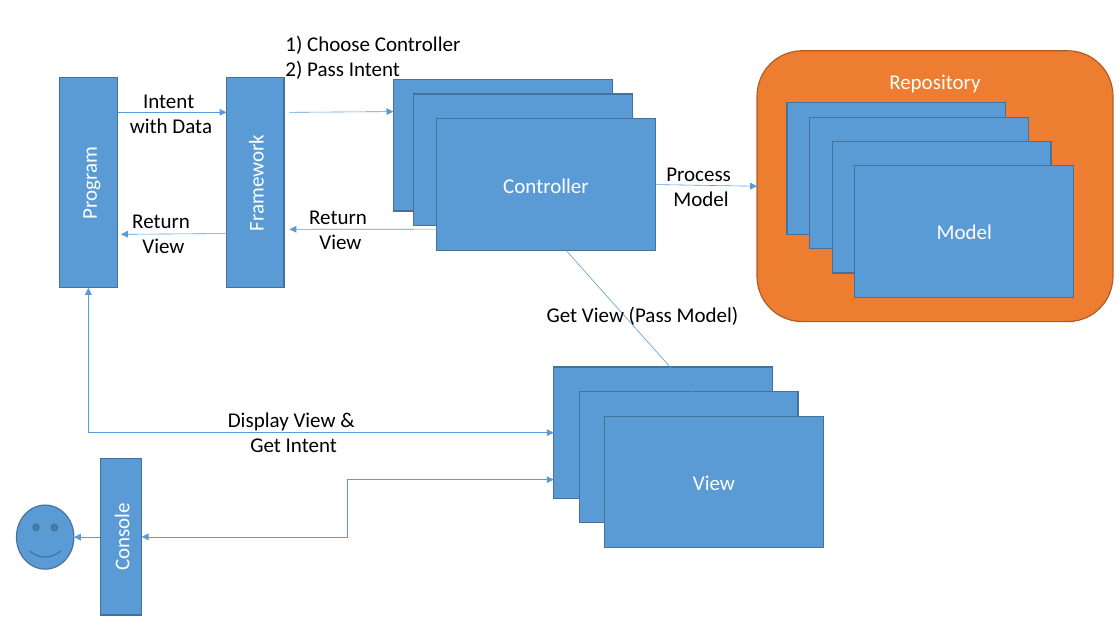
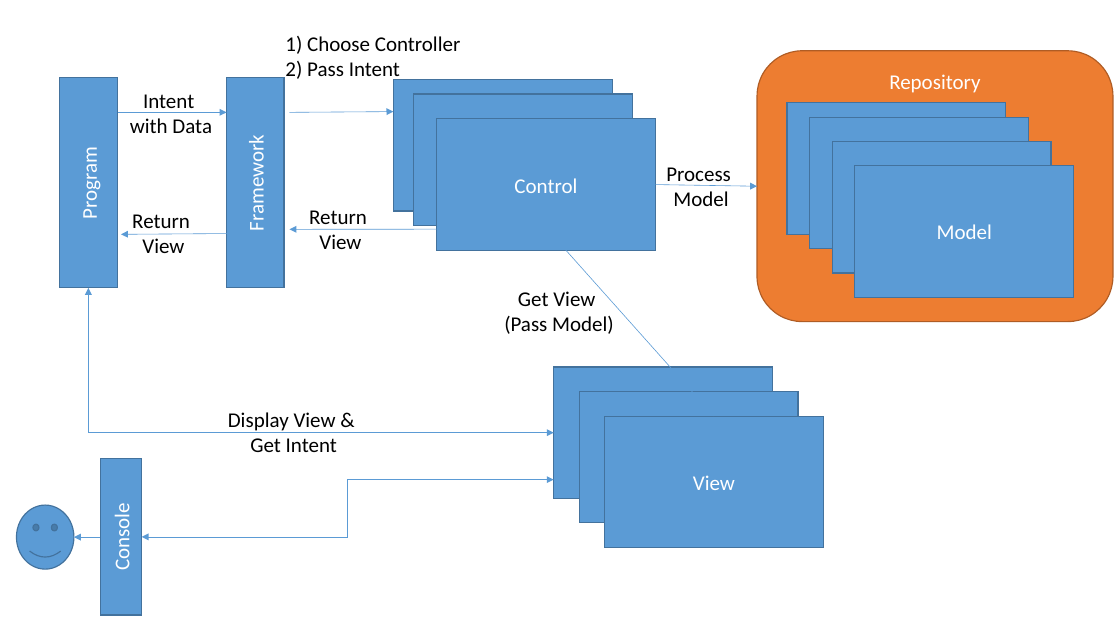
Before and after one commit to ganesansays/Sessions, a slide deck: slide 1 of MVC.pptx. Drawn at 1120x630 pixels with LibreOffice and Linux fonts; fonts in the diff are those of the drawing. Boxes give left, top, right and bottom in pixels: in the first picture for what was removed or moved away, otherwise in the second. Text is boxed around its words. In the diff, an @@ line names an element or a change of style, - is before the commit and + after.

Commit message:
SalesPerson Controller

```diff
--- a/MVC.pptx
+++ b/MVC.pptx
@@ text in rectangle at [514, 178, 577, 193]: text changed @@
-Controller
+Control
@@ text at [504, 291, 614, 334]: text changed @@
-Get View (Pass Model)
+Get View
+(Pass Model)
```
Also in this commit, not shown: 5 other files.
